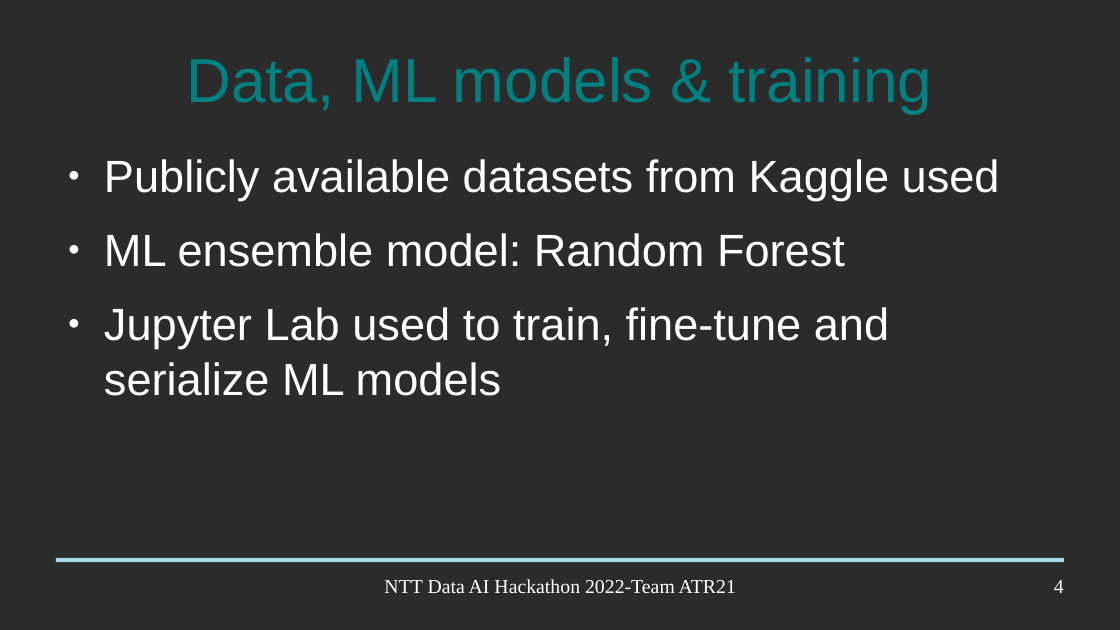
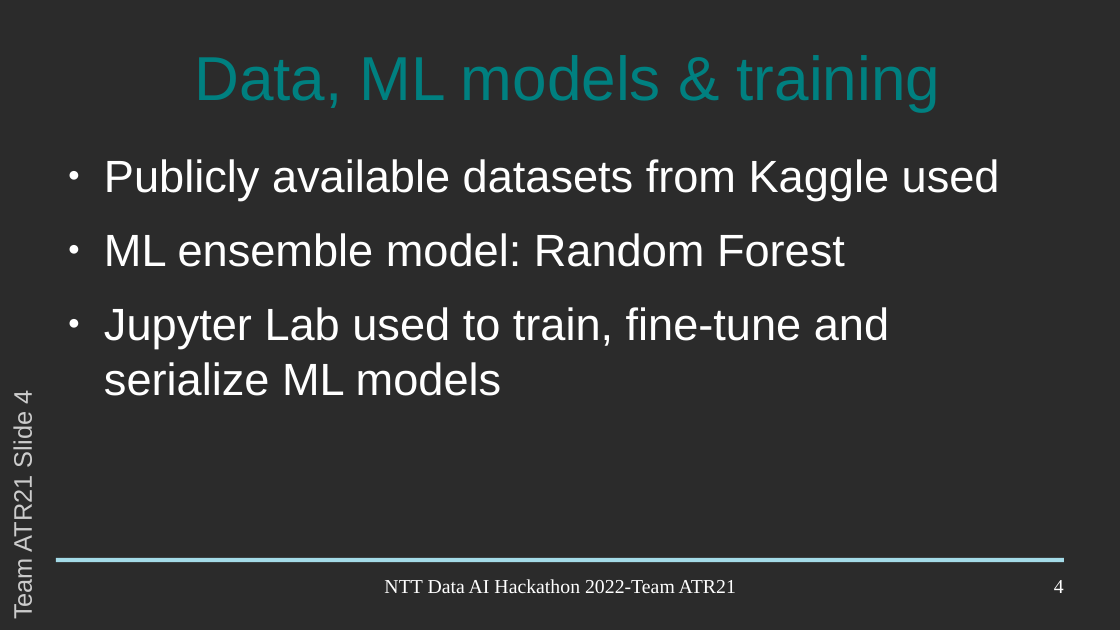
Before and after one commit to progmatix21/NTTDHack2022, a slide deck: slide 4 of Doc/hackathon_prsn.odp. Drawn at 1120x630 pixels with LibreOffice and Linux fonts; fonts in the diff are those of the drawing; background and template pictures are left out; a plain dark background stands for a picture behind light text. Boxes give left, top, right and bottom in pixels: in the first picture for what was removed or moved away, otherwise in the second. Text is boxed around its words. In the diff, an @@ line names an element or a change of style, - is before the commit and + after.

```diff
--- a/Doc/hackathon_prsn.odp
+++ b/Doc/hackathon_prsn.odp
@@ title "Data, ML models & training": place and size @@
-title "Data, ML models & training" at [186, 57, 932, 113]
+title "Data, ML models & training" at [194, 55, 940, 111]
@@ text added at [9, 391, 37, 618], 18 pt, text #CCCCCC @@
+Team ATR21 Slide 4
```
Also in this commit, not shown: 7 other slides changed, 1 other file.
